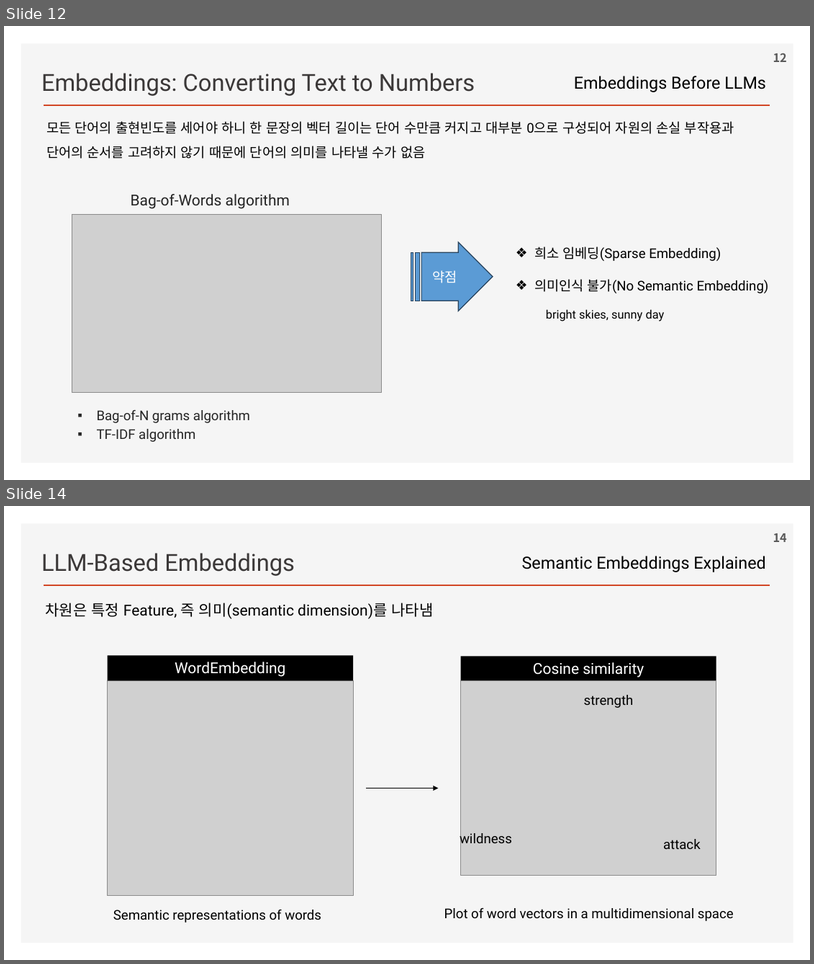
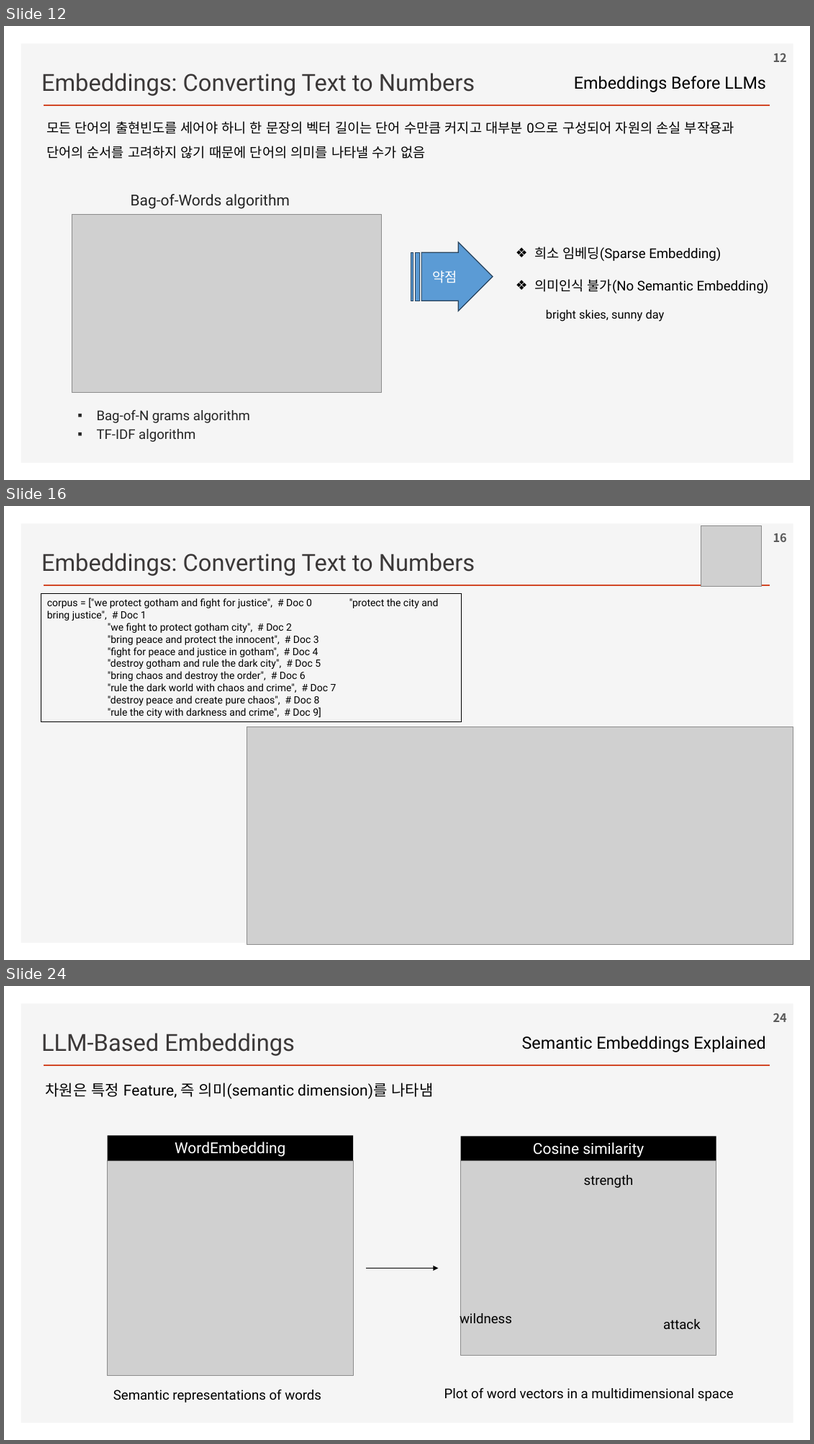
Before and after one commit to ancestor9/2026_Fall_Learning-Langchain-AI-Agent, a slide deck: ppts/CHAPTER 2 RAG Part I_Indexing Your Data.pptx. Shown one above the other, each under a label of ours: slides 12 and 14 before the commit, slides 12, 16 and 24 after it; the slides between them are not shown. The pictures are 814x964 and 814x1444 pixels, drawn with LibreOffice and Linux fonts; fonts in the diff are those of the drawing; grey boxes stand for pictures; background and template pictures are left out. Boxes give left, top, right and bottom in pixels: in the first picture for what was removed or moved away, otherwise in the second. Text is boxed around its words. In the diff, an @@ line names an element or a change of style, - is before the commit and + after.

```diff
--- a/ppts/CHAPTER 2 RAG Part I_Indexing Your Data.pptx
+++ b/ppts/CHAPTER 2 RAG Part I_Indexing Your Data.pptx
@@ slide 16 added at (x1=4, y1=506, x2=810, y2=960), background #FFFFFF; not listed: 2 template elements that a slide beside it also shows @@
@@ picture added at (x1=701, y1=526, x2=761, y2=587) @@
@@ page number added at (x1=774, y1=533, x2=787, y2=542), 14 pt, text #595959, bold @@
+16
@@ text added at (x1=41, y1=553, x2=475, y2=576), 28 pt, text #3B3838 @@
+Embeddings: Converting Text to Numbers
@@ rectangle added at (x1=41, y1=594, x2=462, y2=722), outline #000000 0.75 pt, 12 pt, text #000000 @@
+corpus = ["we protect gotham and fight for justice", # Doc 0 "protect the city and bring justice", # Doc 1
+"we fight to protect gotham city", # Doc 2
+    "bring peace and protect the innocent", # Doc 3
+    "fight for peace and justice in gotham", # Doc 4
+    "destroy gotham and rule the dark city", # Doc 5
+    "bring chaos and destroy the order", # Doc 6
+    "rule the dark world with chaos and crime", # Doc 7
+    "destroy peace and create pure chaos", # Doc 8
+    "rule the city with darkness and crime", # Doc 9]
@@ picture added at (x1=247, y1=726, x2=793, y2=944) @@
@@ what was slide 14 is now slide 24 @@
@@ page number at (x1=774, y1=1013, x2=787, y2=1022): text changed @@
-14
+24
```
Also in this commit, not shown: 1 slide changed, 9 other slides added.
